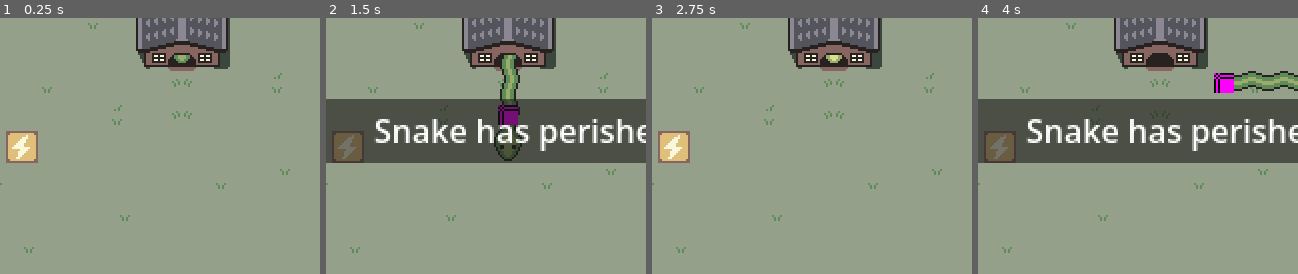
Above: before the commit, frames 1-4 (left to right).
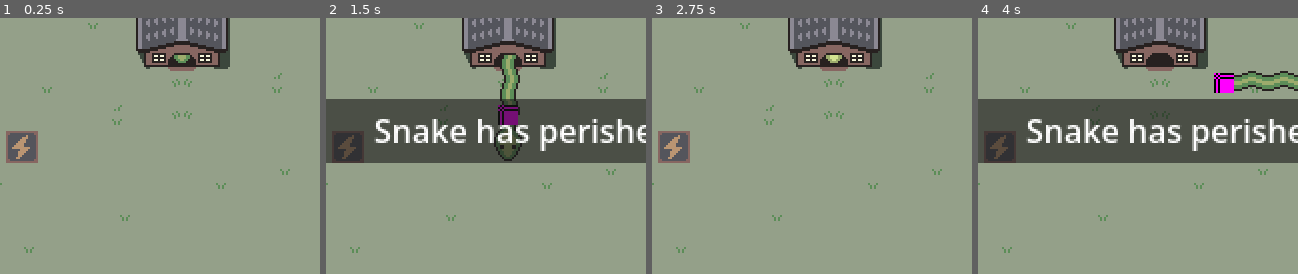
Above: after the commit, the same moments.

Repository: kalgynirae/ld59
Game: Godot game, scene res://scenes/game.tscn
The game is run twice, just before and just after one commit, with the same random seed, the same clock (stepped at 60 frames per second) and the same inputs.
Inputs:
- Up to frame 1 (0.25 s): no input
- Up to frame 2 (1.5 s): hold L (move_right) 0.53-1.28 s; tap K (die) at 0.6 s; tap Enter at 1.25 s; hold J (move_down) from 1.28 s (still down); tap E (extend) at 1.35 s
- Up to frame 3 (2.75 s): tap Space at 2 s; release J (move_down) at 2.03 s; hold L (move_right) from 2.03 s (still down); tap K (die) at 2.1 s
- Up to frame 4 (4 s): tap Enter at 2.75 s; release L (move_right) at 2.78 s; hold = (speed_up) 2.78-3.53 s; tap E (extend) at 2.85 s; hold H (move_left) from 3.53 s (still down); tap K (die) at 3.6 s
The pictures show only the part of the screen within x 19-69%, y 40-90%; the shares and areas given below are measured in that part.

The runs differ from the first frame. In frame 1, 0.9% of the frame differs, in the area x 2-12%, y 44-56%; in frame 2, 0.9%; in frame 3, 0.9%; in frame 4, 0.9%.

Commit message:
Add a few power sources

Diff:
--- a/scenes/map.tscn
+++ b/scenes/map.tscn
@@ -1731,6 +1731,21 @@
 
 [node name="power_source2" parent="power" unique_id=2108972456 instance=ExtResource("17_m335s")]
 position = Vector2(64, 160)
+
+[node name="power_source3" parent="power" unique_id=1316962820 instance=ExtResource("17_m335s")]
+position = Vector2(144, -160)
+powered = true
+
+[node name="power_source4" parent="power" unique_id=1614362979 instance=ExtResource("17_m335s")]
+position = Vector2(-112, 160)
+powered = true
+
+[node name="power_source5" parent="power" unique_id=142168761 instance=ExtResource("17_m335s")]
+position = Vector2(128, 352)
+powered = true
+
+[node name="power_source6" parent="power" unique_id=1402195629 instance=ExtResource("17_m335s")]
+position = Vector2(384, 112)
 powered = true
 
 [node name="HouseDoorway" type="Sprite2D" parent="." unique_id=784486344]
@@ -1746,6 +1761,3 @@
 texture = ExtResource("19_m335s")
 centered = false
 offset = Vector2(0, 1)
-
-[node name="power_source" parent="." unique_id=1316962820 instance=ExtResource("17_m335s")]
-position = Vector2(144, -160)
